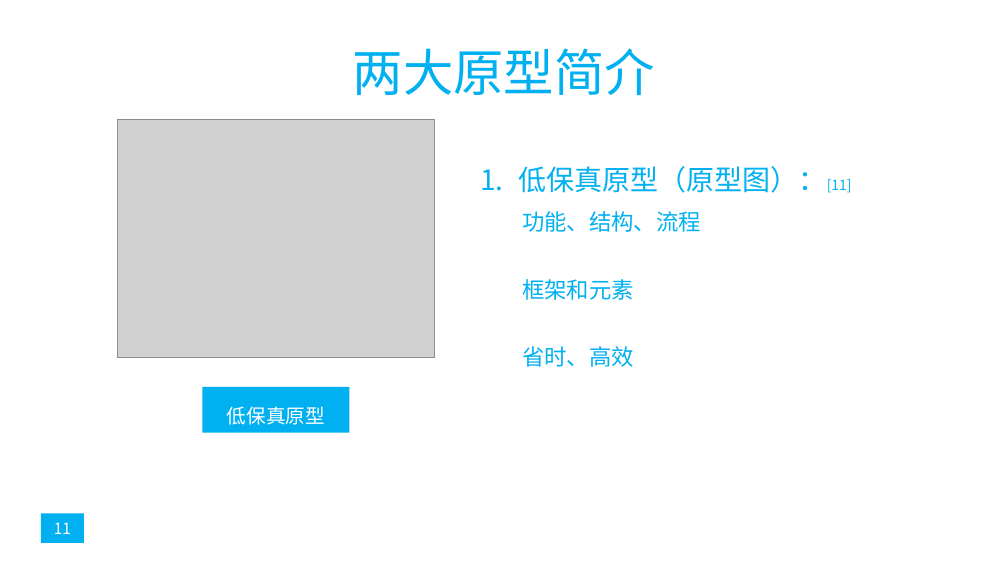
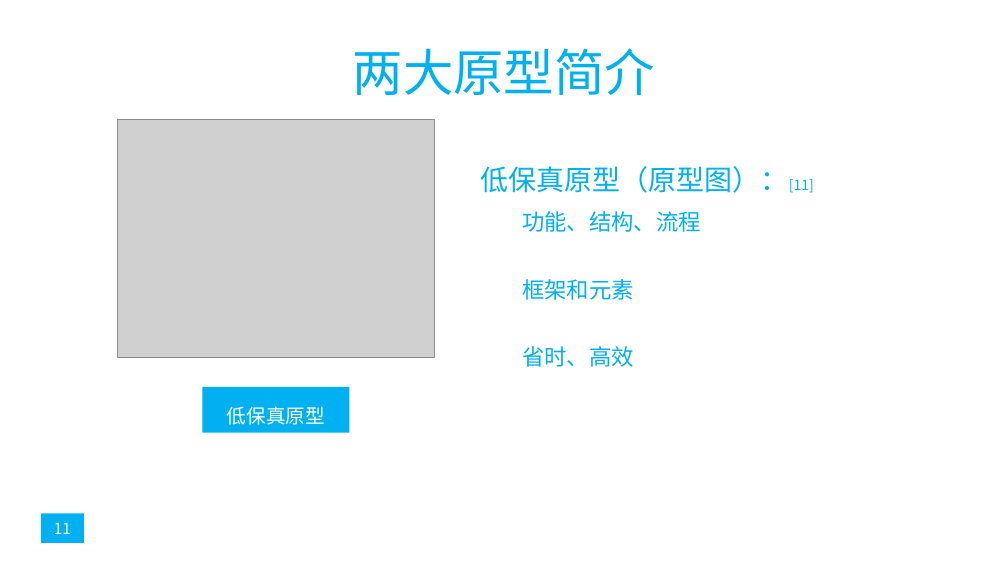
Before and after one commit to popopoi/PRD2018-G07, a slide deck: slide 11 of 非受控文档/翻转课堂PPT/PRD2018-G07-第七周翻转课堂PPT.pptx. Drawn at 1008x567 pixels with LibreOffice and Linux fonts; fonts in the diff are those of the drawing; grey boxes stand for pictures. Boxes give left, top, right and bottom in pixels: in the first picture for what was removed or moved away, otherwise in the second. Text is boxed around its words. In the diff, an @@ line names an element or a change of style, - is before the commit and + after.

```diff
--- a/非受控文档/翻转课堂PPT/PRD2018-G07-第七周翻转课堂PPT.pptx
+++ b/非受控文档/翻转课堂PPT/PRD2018-G07-第七周翻转课堂PPT.pptx
@@ text "低保真原型（原型图）：[11]" at bbox=[480, 166, 814, 193]: bullet 1. to none @@
```
Also in this commit, not shown: 5 other slides changed, 4 slides added.
